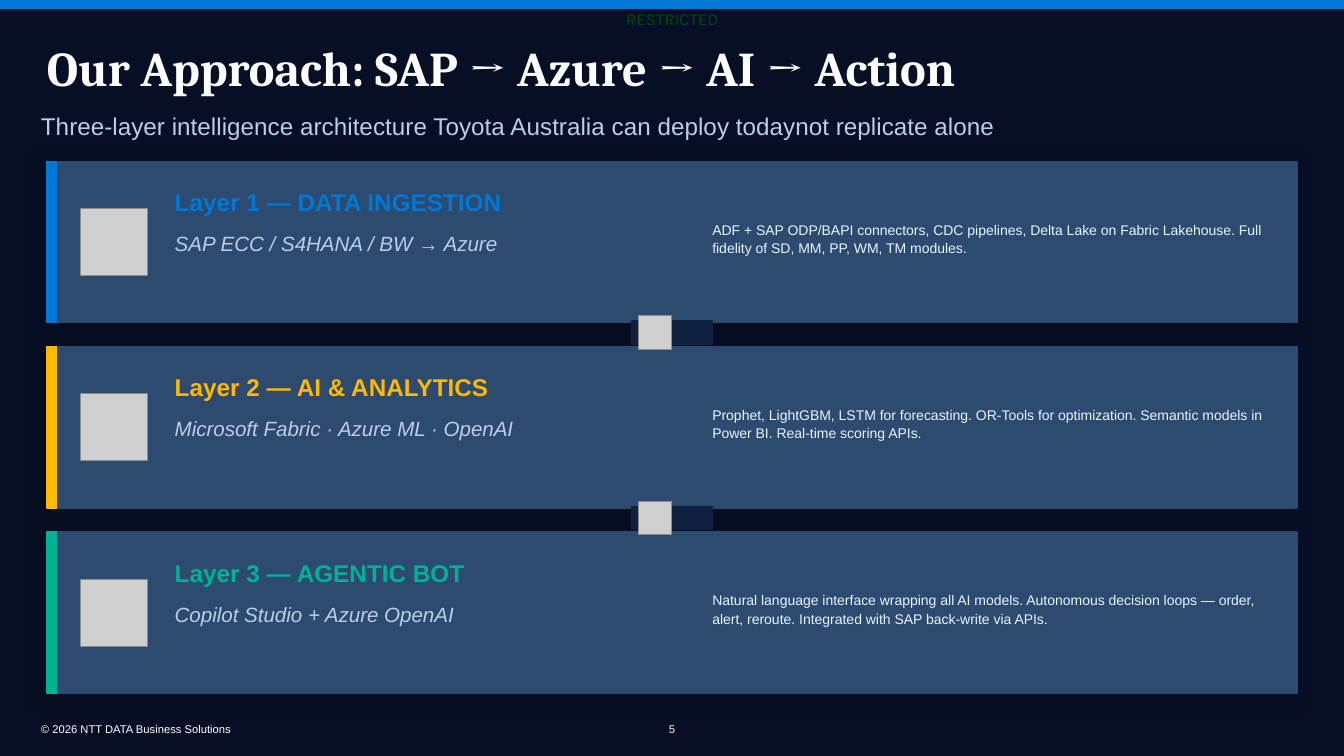
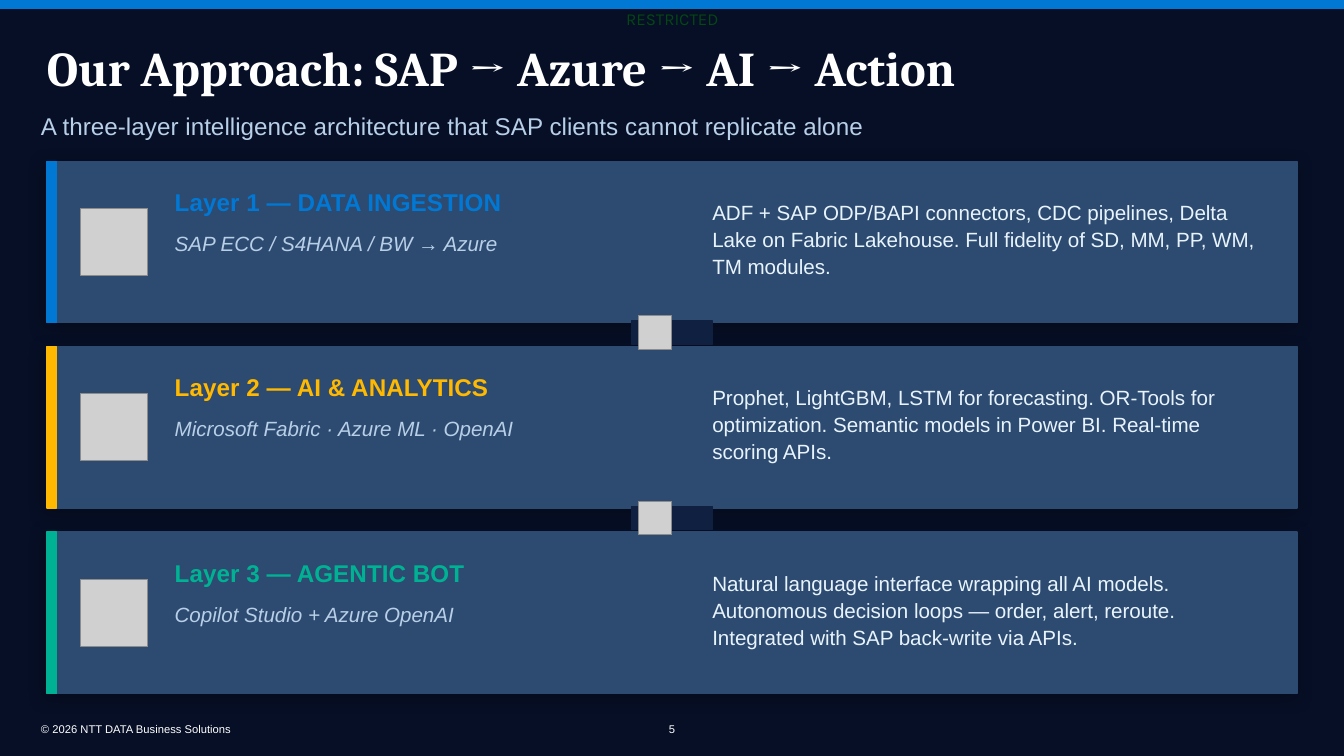
Before and after one commit to bhartiya75/ntt, a slide deck: slide 5 of backend/generated_ppts/NDBS_SAP_Supply_Chain_AI_v2.0.pptx. Drawn at 1344x756 pixels with LibreOffice and Linux fonts; fonts in the diff are those of the drawing; grey boxes stand for pictures; background and template pictures are left out. Boxes give left, top, right and bottom in pixels: in the first picture for what was removed or moved away, otherwise in the second. Text is boxed around its words. In the diff, an @@ line names an element or a change of style, - is before the commit and + after.

```diff
--- a/backend/generated_ppts/NDBS_SAP_Supply_Chain_AI_v2.0.pptx
+++ b/backend/generated_ppts/NDBS_SAP_Supply_Chain_AI_v2.0.pptx
@@ text at [41,117,862,140]: text changed @@
-Three-layer intelligence architecture Toyota Australia can deploy todaynot replicate alone
+A three-layer intelligence architecture that SAP clients cannot replicate alone
@@ size 10 to 14.7 pt in 3 elements at [712,205,1254,274], [712,390,1215,464], [712,576,1175,650] @@
```
Also in this commit, not shown: 12 other slides changed, 1 other file.
